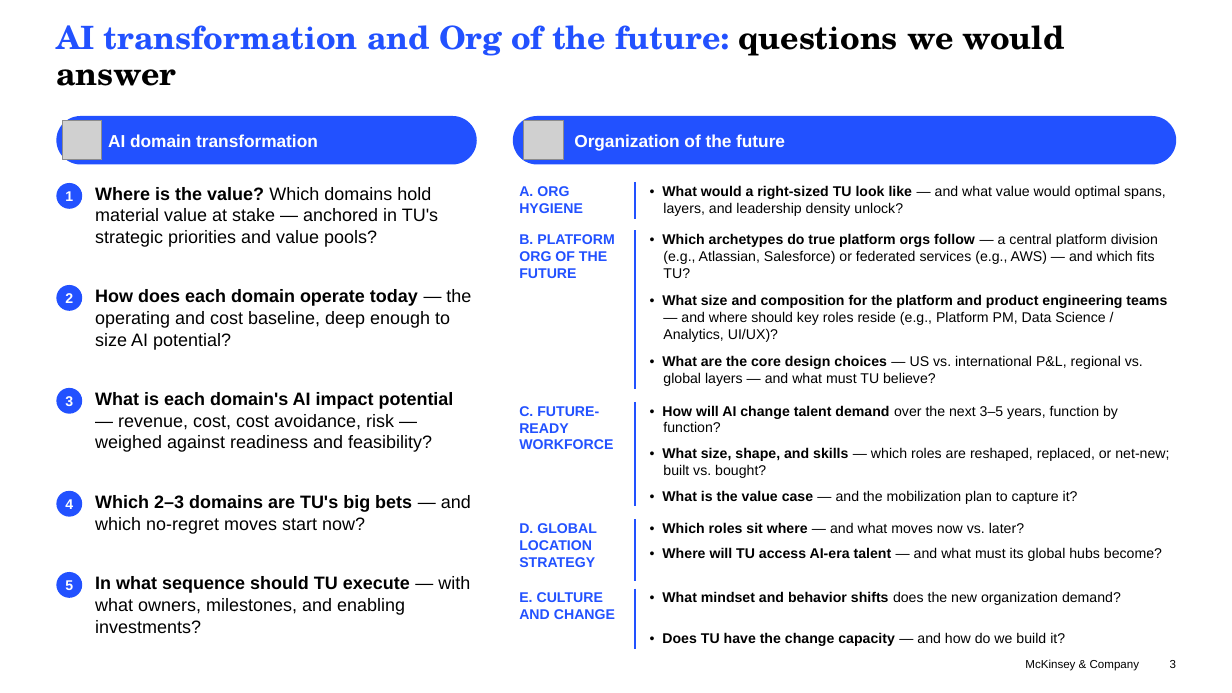
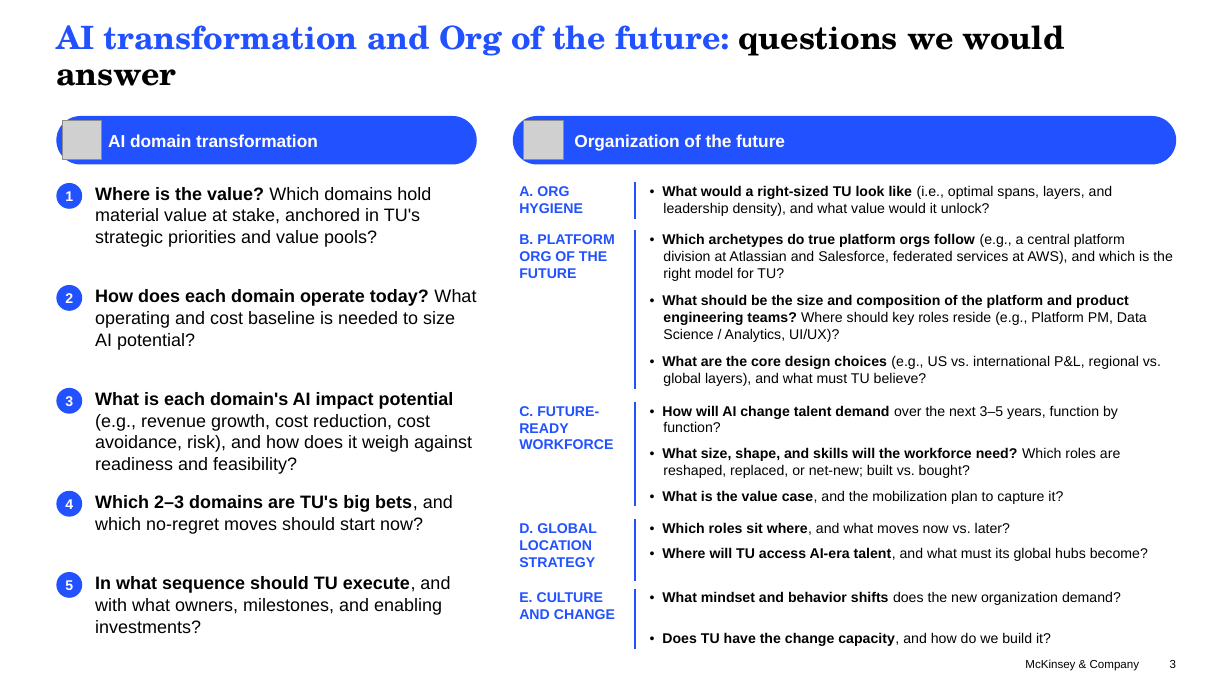
Before and after one commit to parthb102/Repo, a slide deck: slide 3 of proposal/20260721_TU_Three_Pager_vDraft.pptx. Drawn at 1232x693 pixels with LibreOffice and Linux fonts; fonts in the diff are those of the drawing; grey boxes stand for pictures. Boxes give left, top, right and bottom in pixels: in the first picture for what was removed or moved away, otherwise in the second. Text is boxed around its words. In the diff, an @@ line names an element or a change of style, - is before the commit and + after.

```diff
--- a/proposal/20260721_TU_Three_Pager_vDraft.pptx
+++ b/proposal/20260721_TU_Three_Pager_vDraft.pptx
@@ text at [95, 187, 431, 247]: text changed @@
-Where is the value? Which domains hold material value at stake — anchored in TU's strategic priorities and value pools?
+Where is the value? Which domains hold material value at stake, anchored in TU's strategic priorities and value pools?
@@ text at [662, 185, 1113, 216]: text changed @@
-• What would a right-sized TU look like — and what value would optimal spans, layers, and leadership density unlock?
+• What would a right-sized TU look like (i.e., optimal spans, layers, and leadership density), and what value would it unlock?
@@ text at [662, 233, 1173, 281]: text changed @@
-• Which archetypes do true platform orgs follow — a central platform division (e.g., Atlassian, Salesforce) or federated services (e.g., AWS) — and which fits TU?
+• Which archetypes do true platform orgs follow (e.g., a central platform division at Atlassian and Salesforce, federated services at AWS), and which is the right model for TU?
@@ text at [95, 289, 476, 350]: text changed @@
-How does each domain operate today — the operating and cost baseline, deep enough to size AI potential?
+How does each domain operate today? What operating and cost baseline is needed to size AI potential?
@@ text at [662, 294, 1147, 342]: text changed; bold on @@
-• What size and composition for the platform and product engineering teams — and where should key roles reside (e.g., Platform PM, Data Science / Analytics, UI/UX)?
+• What should be the size and composition of the platform and product engineering teams? Where should key roles reside (e.g., Platform PM, Data Science / Analytics, UI/UX)?
@@ text at [662, 355, 1161, 386]: text changed @@
-• What are the core design choices — US vs. international P&L, regional vs. global layers — and what must TU believe?
+• What are the core design choices (e.g., US vs. international P&L, regional vs. global layers), and what must TU believe?
@@ text at [95, 392, 472, 474]: text changed @@
-What is each domain's AI impact potential — revenue, cost, cost avoidance, risk — weighed against readiness and feasibility?
+What is each domain's AI impact potential (e.g., revenue growth, cost reduction, cost avoidance, risk), and how does it weigh against readiness and feasibility?
@@ text at [662, 447, 1120, 478]: text changed @@
-• What size, shape, and skills — which roles are reshaped, replaced, or net-new; built vs. bought?
+• What size, shape, and skills will the workforce need? Which roles are reshaped, replaced, or net-new; built vs. bought?
@@ text at [95, 495, 453, 534]: text changed @@
-Which 2–3 domains are TU's big bets — and which no-regret moves start now?
+Which 2–3 domains are TU's big bets, and which no-regret moves should start now?
@@ text at [662, 490, 1063, 504]: text changed @@
-• What is the value case — and the mobilization plan to capture it?
+• What is the value case, and the mobilization plan to capture it?
@@ text at [662, 522, 1010, 535]: text changed @@
-• Which roles sit where — and what moves now vs. later?
+• Which roles sit where, and what moves now vs. later?
@@ text at [662, 547, 1148, 561]: text changed @@
-• Where will TU access AI-era talent — and what must its global hubs become?
+• Where will TU access AI-era talent, and what must its global hubs become?
@@ text at [95, 576, 450, 633]: text changed @@
-In what sequence should TU execute — with what owners, milestones, and enabling investments?
+In what sequence should TU execute, and with what owners, milestones, and enabling investments?
@@ text at [662, 632, 1051, 646]: text changed @@
-• Does TU have the change capacity — and how do we build it?
+• Does TU have the change capacity, and how do we build it?
```
